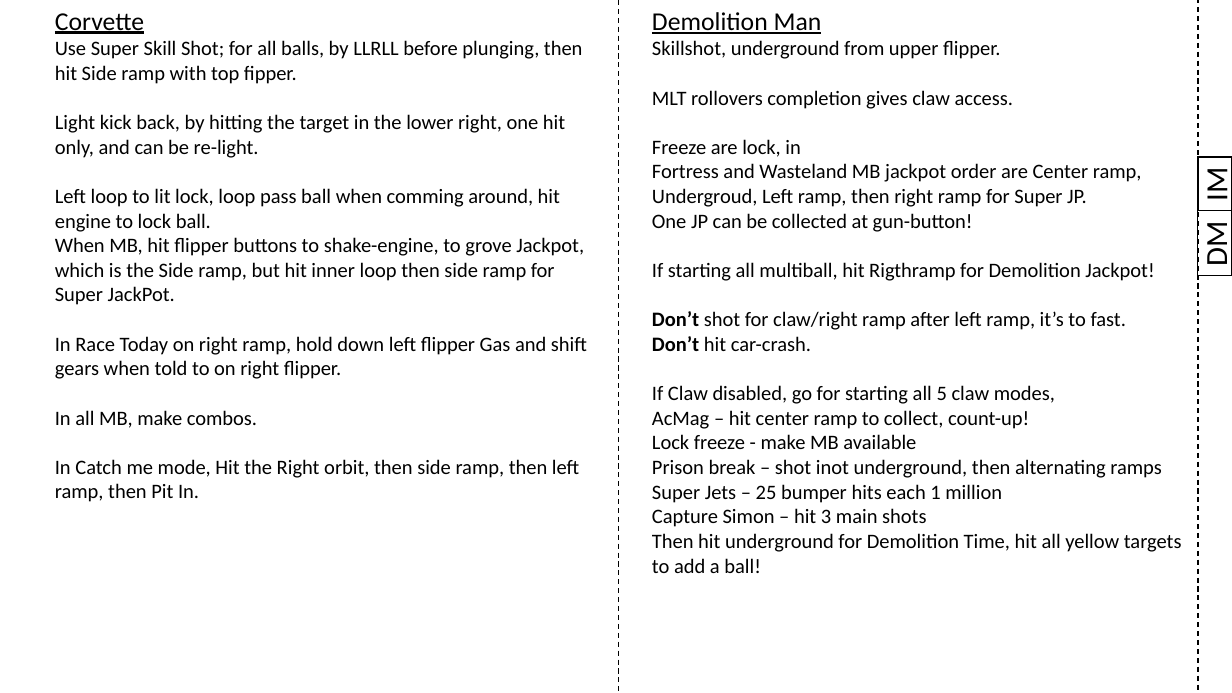
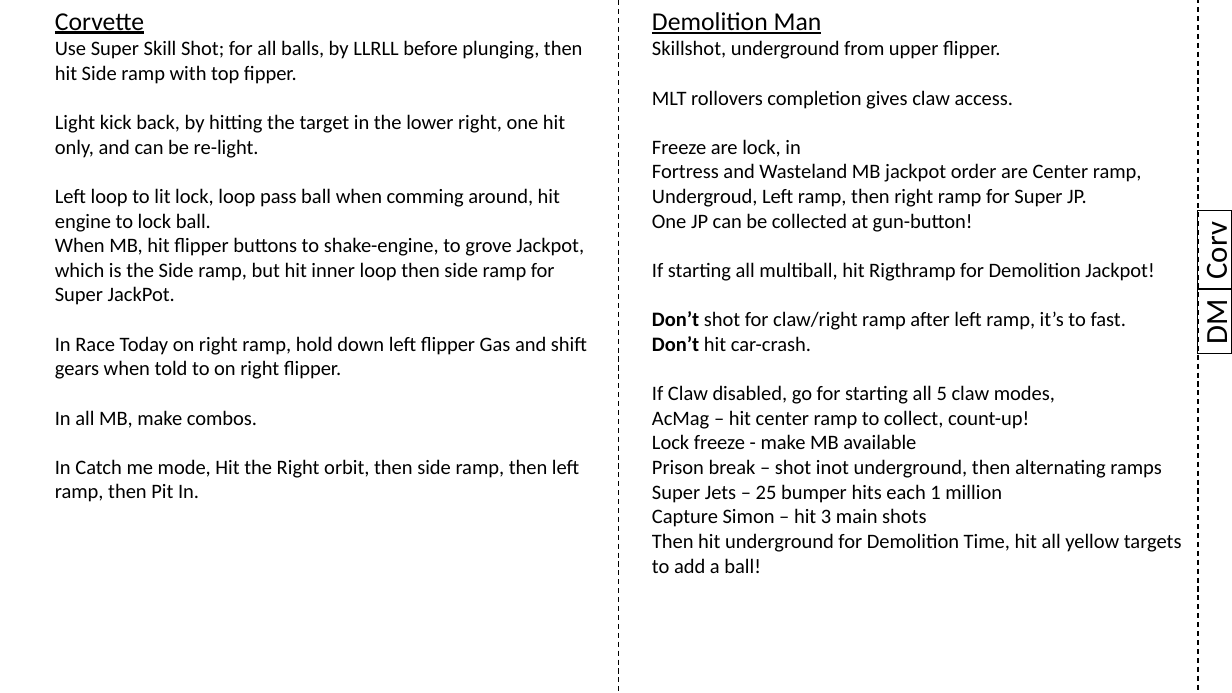
Before and after one commit to karstenbolge/PB, a slide deck: slide 7 of PB.pptx. Drawn at 1232x693 pixels with LibreOffice and Linux fonts; fonts in the diff are those of the drawing. Boxes give left, top, right and bottom in pixels: in the first picture for what was removed or moved away, otherwise in the second. Text is boxed around its words. In the diff, an @@ line names an element or a change of style, - is before the commit and + after.

```diff
--- a/PB.pptx
+++ b/PB.pptx
@@ rectangle "Corv": place and size @@
-rectangle "Corv" at bbox=[1198, 158, 1232, 211]
+rectangle "Corv" at bbox=[1197, 211, 1232, 288]
@@ text in rectangle at bbox=[1198, 227, 1232, 279]: text changed @@
-IM
+Corv
@@ rectangle "DM": place and size @@
-rectangle "DM" at bbox=[1198, 210, 1232, 275]
+rectangle "DM" at bbox=[1198, 289, 1232, 353]
```
Also in this commit, not shown: 20 other slides changed, 1 slide added.
